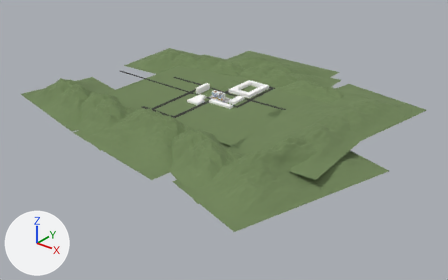
One commit to the glTF model public/models/exterior.glb: the scene before it, then after it.
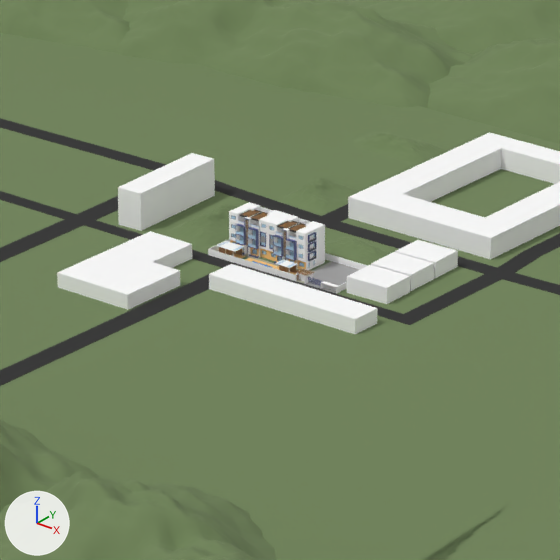
Each version appears first whole from a 50 mm lens placed at (764.0, -933.0, 489.0), pointed at (37.0, -24.0, -75.0), and next in a close-up on the part from 40% to 58% of the width and 22% to 50% of the height. Lighting does not change. The marker at lower left points along +X, +Y and +Z. Where no turn or scale is listed for an object, it has been applied to the vertices.

The older version as bpy lines, for what is in view:
```python
me_landscape = bpy.data.meshes.new('Landscape')
me_landscape.from_pydata(...)  # 16384 vertices, 32258 faces; spans x -1.0..1.0, y -1.0..1.0, z 0.0..0.4
me_landscape.materials.append(mat_pasto)  # green #708459
me_landscape_004 = bpy.data.meshes.new('Landscape.004')
me_landscape_004.from_pydata(...)  # 16384 vertices, 32258 faces; spans x -16.7..16.7, y -9.5..9.5, z 0.0..4.6
me_landscape_004.materials.append(mat_pasto)  # green #708459
me_plane_008 = bpy.data.meshes.new('Plane.008')
me_plane_008.from_pydata(...)  # 25 vertices, 30 faces; spans x -238.0..238.0, y -193.0..101.0, z 0.0
me_plane_008.materials.append(mat_pasto)  # green #708459
ob_landscape_005 = bpy.data.objects.new('Landscape.005', me_landscape)
ob_landscape_005.location = (240.0, -11.6, 0.0)
ob_landscape_005.rotation_euler = (0.0, 0.0, -3.079)  # degrees (0, 0, -176)
ob_landscape_005.scale = (88.9, 162.0, 59.0)
ob_landscape_010 = bpy.data.objects.new('Landscape.010', me_landscape_004)
ob_landscape_010.location = (-30.3, 103.5, -0.1)
ob_plane_004 = bpy.data.objects.new('Plane.004', me_plane_008)
ob_plane_004.location = (32.9, 37.0, 0.0)
# also in view: 'Landscape' at (-2.0, -201.0, 5.0); 'Cube.248' at (26.0, -21.0, 2.0); 'Cube.003' at (38.0, 16.0, 3.0); 'Plane.001' at (5.0, 4.0, 1.0); 'Plane.008' at (-2.0, 7.0, 11.0)
```
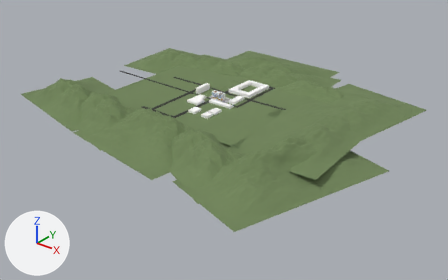
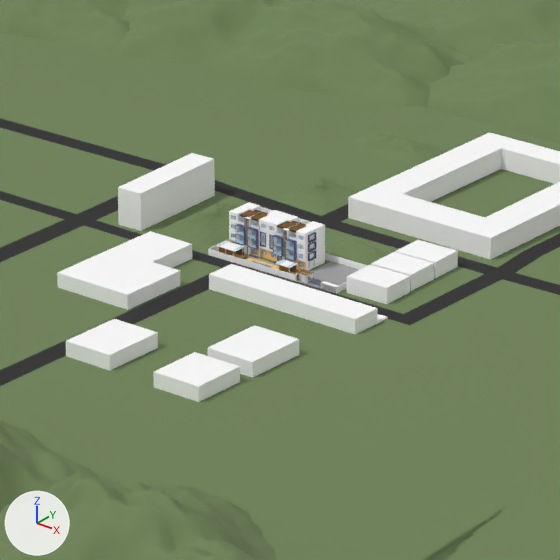
What differs and where, as boxes (x1, y1, x2, y2) in the close-ups (560 x 560 px):
'Cube.257', added: after (66, 319, 158, 371)
'Cube.256', added: after (208, 325, 299, 378)
'Cube.258', added: after (153, 352, 240, 402)

Patch to the scene script:
```diff
--- a/public/models/exterior.glb.py
+++ b/public/models/exterior.glb.py
@@ me_cube_059 @@
+me_cube_059.from_pydata(...)  # a box spanning x -8.2..8.2, y -9.0..9.0, z -6.9..-2.2
+me_cube_059.materials.append(mat_paint___white)  # white #ffffff
@@ me_cube_058 @@
+me_cube_058.from_pydata(...)  # a box spanning x -8.2..8.2, y -10.5..10.5, z -6.9..-2.2
+me_cube_058.materials.append(mat_paint___white)  # white #ffffff
@@ ob_cube_258 @@
+ob_cube_258 = bpy.data.objects.new('Cube.258', me_cube_059)
+ob_cube_258.location = (40.8, -81.9, 6.9)
@@ ob_cube_257 @@
+ob_cube_257 = bpy.data.objects.new('Cube.257', me_cube_058)
+ob_cube_257.location = (7.0, -79.3, 6.9)
@@ ob_cube_256 @@
+ob_cube_256 = bpy.data.objects.new('Cube.256', me_cube_058.copy())
+ob_cube_256.location = (41.7, -57.8, 6.9)
```
